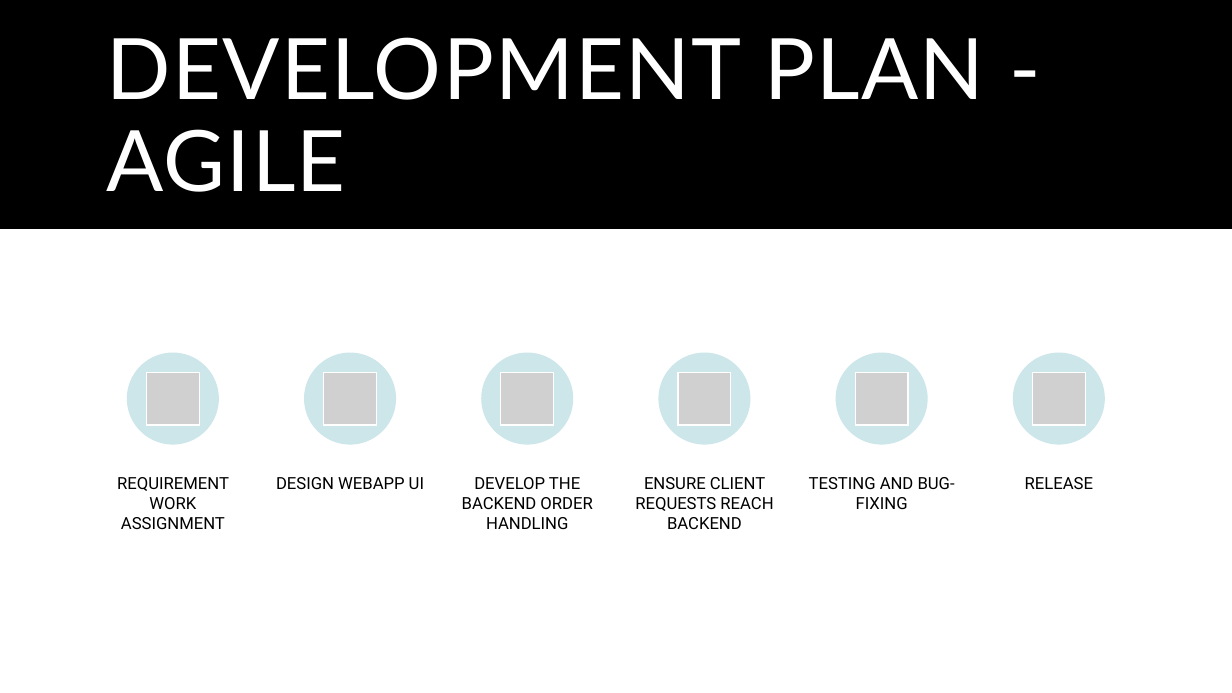
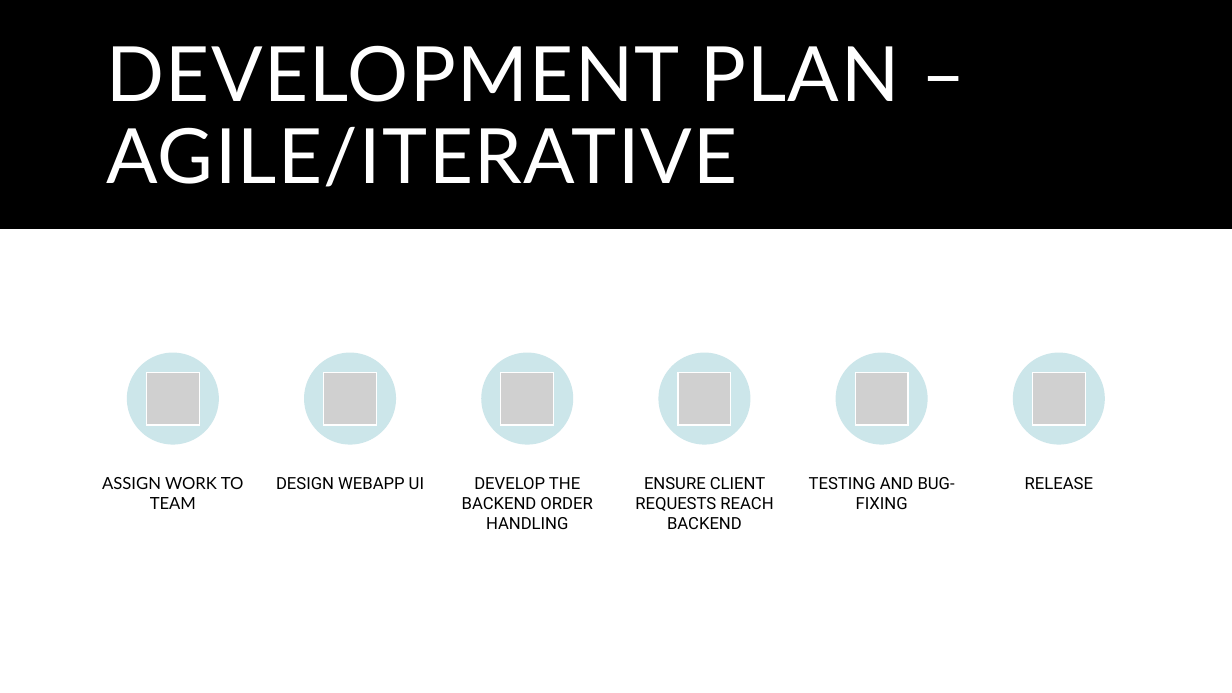
Before and after one commit to SeanStaley21/CSE-350-Team23, a slide deck: slide 9 of homeworks/Homework 1/Homework 1.pptx. Drawn at 1232x693 pixels with LibreOffice and Linux fonts; fonts in the diff are those of the drawing; grey boxes stand for pictures. Boxes give left, top, right and bottom in pixels: in the first picture for what was removed or moved away, otherwise in the second. Text is boxed around its words. In the diff, an @@ line names an element or a change of style, - is before the commit and + after.

```diff
--- a/homeworks/Homework 1/Homework 1.pptx
+++ b/homeworks/Homework 1/Homework 1.pptx
@@ title at (106,45,899,187): text changed; size 66 to 59.4 pt @@
-DEVELOPMENT PLAN - AGILE
+DEVELOPMENT PLAN – AGILE/ITERATIVE
@@ text at (102,477,244,509): text changed; font Roboto to Lato @@
-REQUIREMENT WORK ASSIGNMENT
+ASSIGN WORK TO TEAM
```
Also in this commit, not shown: 2 other slides changed, 2 other files.
